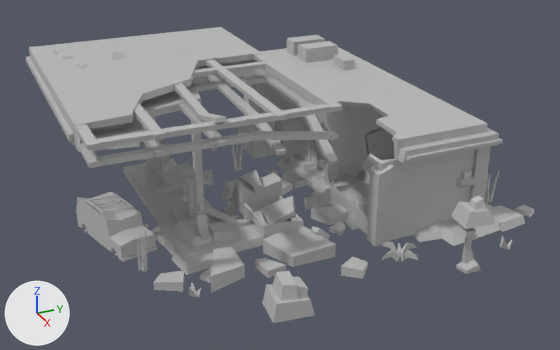
One commit to the FBX model Fire/Assets/SimpleApocalypse/_Models/Buildings/SA_Bld_PetrolStation_Damaged_01.fbx: the scene before it, then after it.
The view is the same before and after, from a 50 mm lens placed at (0.452, -0.182, 0.238), pointed at (0.006, 0.018, 0.016). The lights are fixed; the arrows at lower left show +X, +Y and +Z. Where no turn or scale is listed for an object, it has been applied to the vertices. Vertices at the same position are counted once.

The first picture shows 'SA_Bld_PetrolStation_Damaged_01', 'SA_Bld_PetrolStation_Growth_01'.
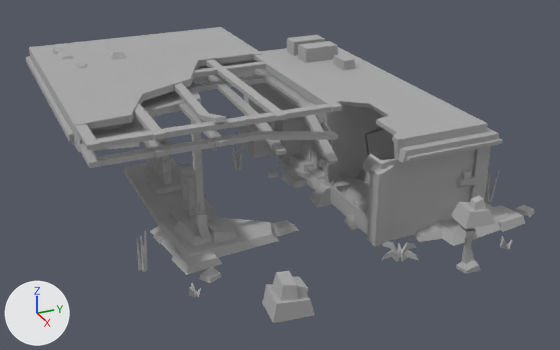
Location of each change, (x1, y1, x2, y2) in pixels of the pictures (560 x 350 px):
```json
{"object": "SA_Bld_PetrolStation_Damaged_01", "change": "reshaped", "before": [26, 27, 503, 293], "after": [26, 27, 503, 250], "on screen": "16% shorter"}
{"part": 1, "of": "me_mesh", "change": "deleted", "before": [76, 170, 368, 293]}
{"part": 2, "of": "me_mesh", "change": "deleted", "before": [221, 173, 282, 215]}
```

Edits to the scene script, one JSON object a line:
```json
{"block": "me_mesh", "where": "# used by ob_sa_bld_petrolstation_damaged_01; location = (0.0, 0.0, 0.0)"}
{"op": "remove", "block": "me_mesh", "code": "me_mesh.from_pydata(...)  # 1773 vertices, 1318 faces; spans x -0.124..0.124, y -0.127..0.127, z -0.005..0.097"}
{"op": "add", "block": "me_mesh", "code": "me_mesh.from_pydata(...)  # 925 vertices, 1501 faces; spans x -0.124..0.101, y -0.127..0.127, z -0.005..0.097"}
{"block": "me_mesh", "change": "me_mesh part 1: 32 loose pieces with 684 vertices, spanning x -0.048..0.124, y -0.119..0.044, z -0.005..0.029, are deleted"}
{"block": "me_mesh", "change": "me_mesh part 2: 164 vertices removed from x -0.005..0.032, y -0.021..0.009, z 0.002..0.025"}
```
